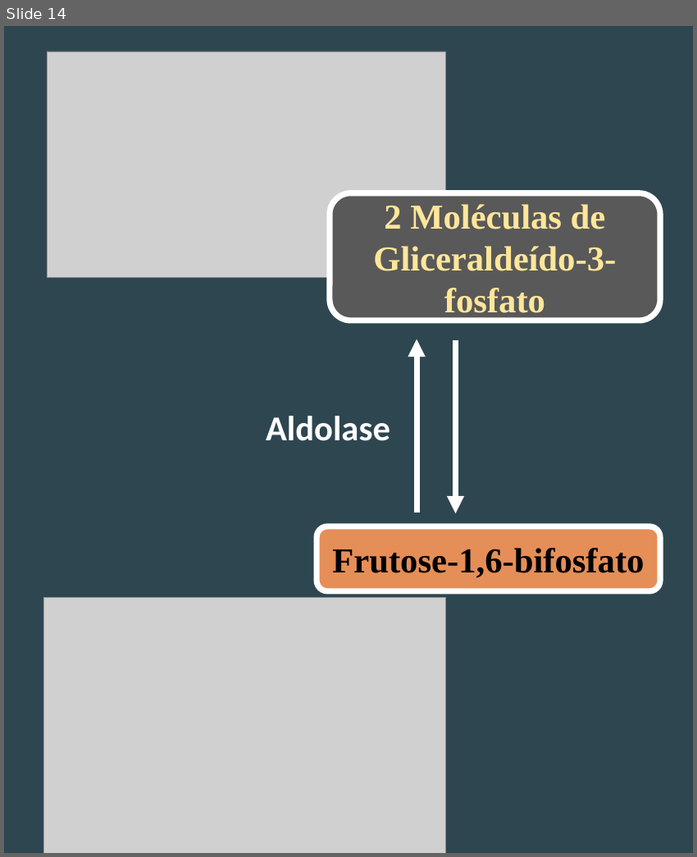
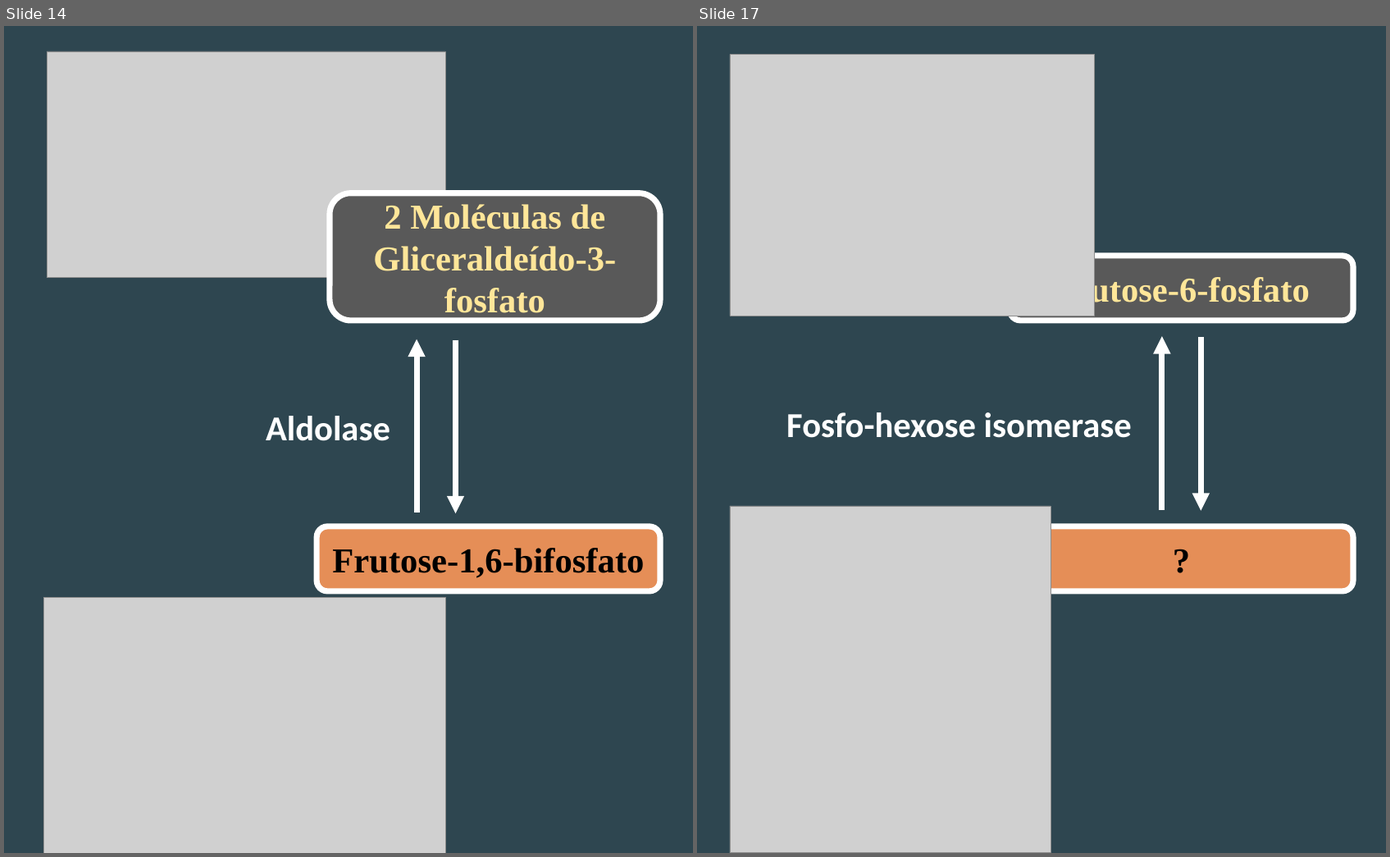
Before and after one commit to daniloasdotcom/BioMemory, a slide deck: produção/ViasProdução/GliconeogenseApp.pptx. Shown side by side, each under a label of ours: slide 14 before the commit, slides 14 and 17 after it; the slides between them are not shown. The pictures are 697x857 and 1390x857 pixels, drawn with LibreOffice and Linux fonts; fonts in the diff are those of the drawing; grey boxes stand for pictures. Boxes give left, top, right and bottom in pixels: in the first picture for what was removed or moved away, otherwise in the second. Text is boxed around its words. In the diff, an @@ line names an element or a change of style, - is before the commit and + after.

```diff
--- a/produção/ViasProdução/GliconeogenseApp.pptx
+++ b/produção/ViasProdução/GliconeogenseApp.pptx
@@ slide 17 added at (697,26,1386,853), background #2E4650 @@
@@ picture added at (730,55,1095,315) @@
@@ rounded rectangle added at (1010,256,1354,320), fill #595959, outline #FFFFFF 6 pt, 36 pt, text #FFE699, bold @@
+Frutose-6-fosfato
@@ arrow added from (1162, 510) to (1162, 336), #FFFFFF 6 pt @@
@@ arrow added from (1201, 337) to (1201, 511), #FFFFFF 6 pt @@
@@ text added at (786,412,1132,438), 36 pt, text #FFFFFF, bold @@
+Fosfo-hexose isomerase
@@ picture added at (730,506,1050,853) @@
@@ rounded rectangle added at (1010,526,1354,592), fill #E58E57, outline #FFFFFF 6 pt, 36 pt, text #000000, bold @@
+?
```
Also in this commit, not shown: 5 other slides added, 12 other files.
